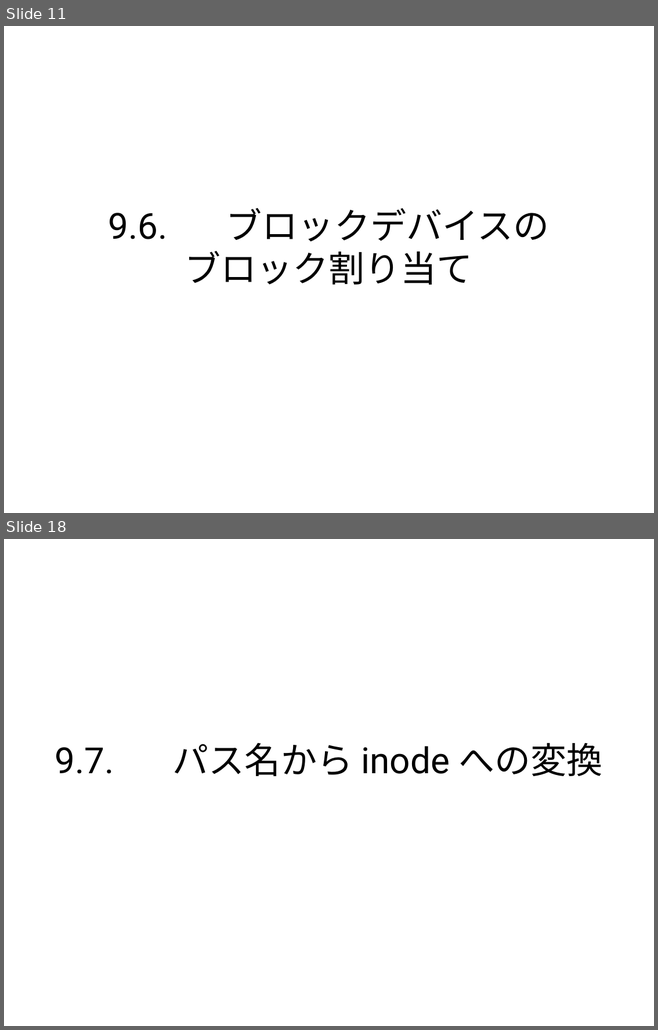
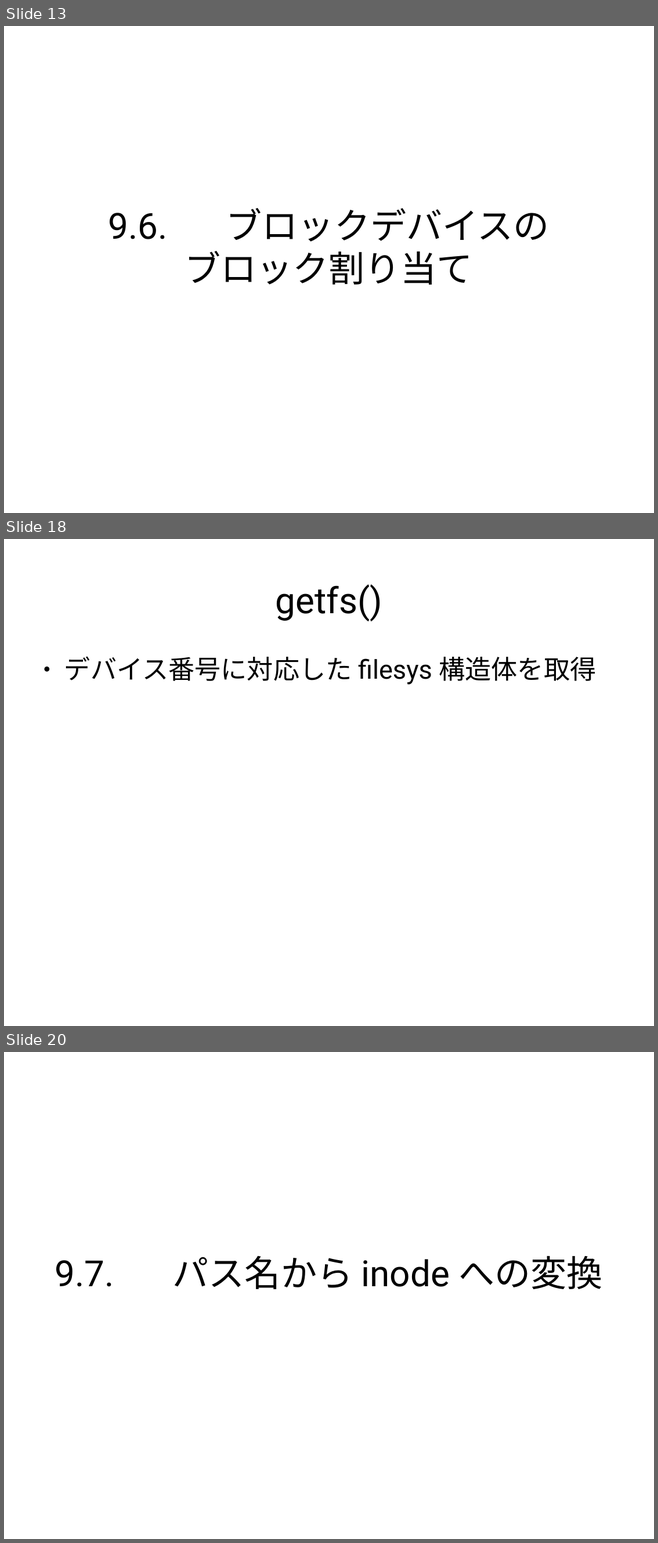
Before and after one commit to andromedroid/ame, a slide deck: doc/unix_v6/inode.odp. Shown one above the other, each under a label of ours: slides 11 and 18 before the commit, slides 13, 18 and 20 after it; the slides between them are not shown. The pictures are 658x1030 and 658x1543 pixels, drawn with LibreOffice and Linux fonts; fonts in the diff are those of the drawing. Boxes give left, top, right and bottom in pixels: in the first picture for what was removed or moved away, otherwise in the second. Text is boxed around its words. In the diff, an @@ line names an element or a change of style, - is before the commit and + after.

```diff
--- a/doc/unix_v6/inode.odp
+++ b/doc/unix_v6/inode.odp
@@ slide 18 added at (x1=4, y1=539, x2=654, y2=1026), background #FFFFFF @@
@@ title added at (x1=275, y1=584, x2=382, y2=621), 44 pt, text #000000 @@
+getfs()
@@ text added at (x1=64, y1=656, x2=596, y2=685), 32 pt, text #000000 @@
+● デバイス番号に対応した filesys 構造体を取得
@@ what was slide 11 is now slide 13 @@
@@ what was slide 18 is now slide 20 @@
```
Also in this commit, not shown: 16 other slides added, 14 slides removed.
